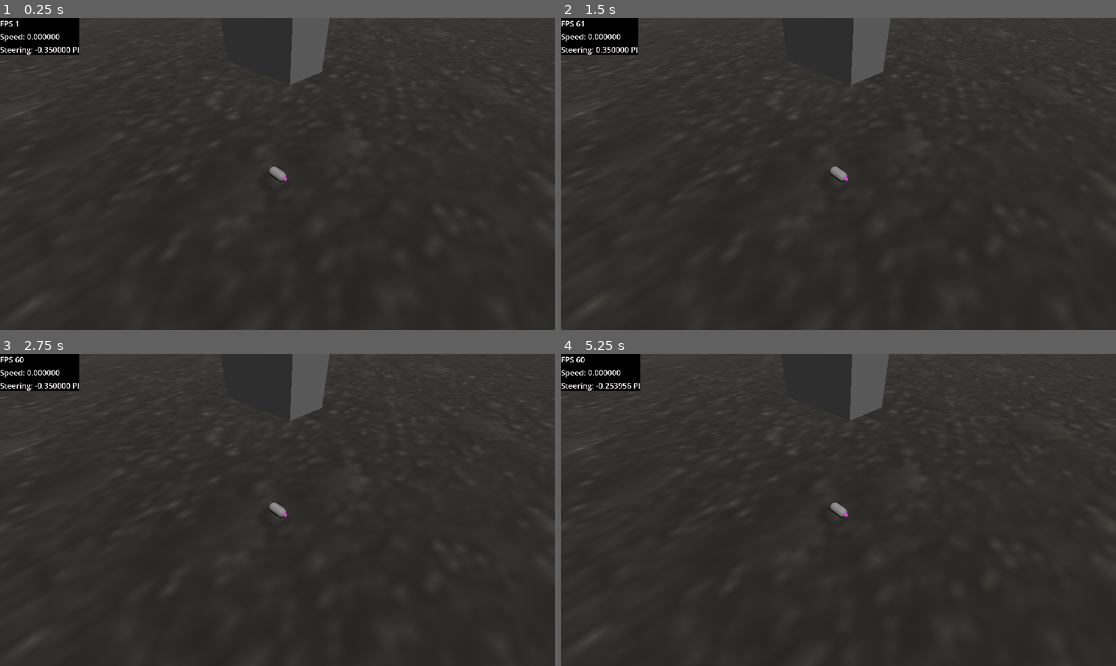
Above: before the commit, frames 1-4 (two rows, left to right).
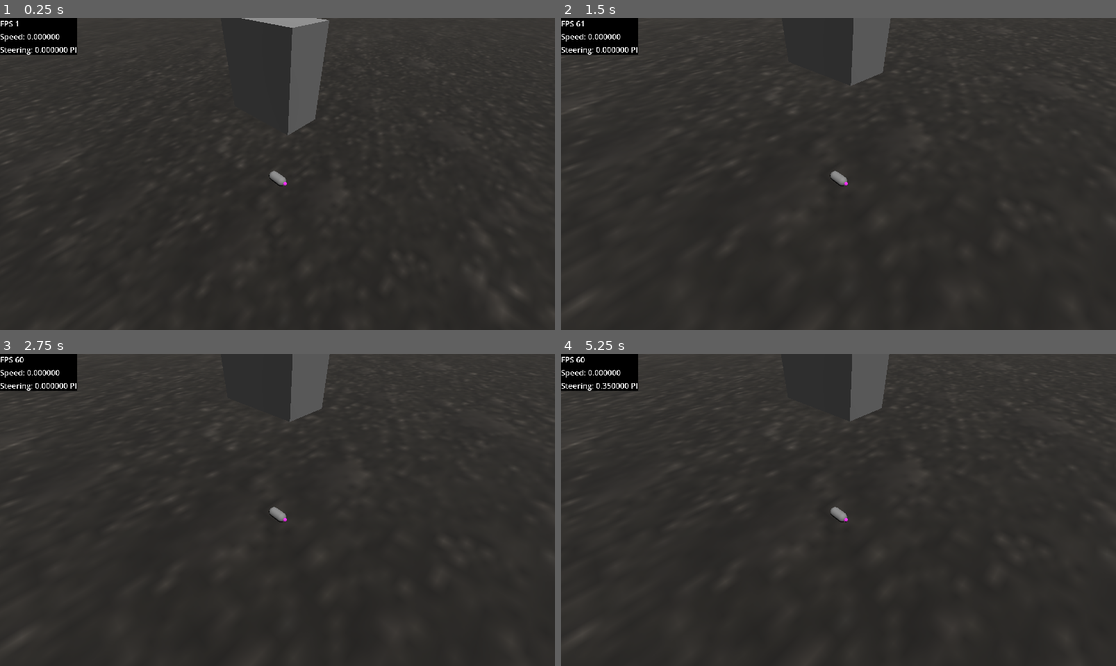
Above: after the commit, the same moments.

Repository: dantoso/DeliveryGame
Game: Godot game, scene res://Scenes/Sandbox.tscn
Same seed, same stepped clock (60 frames per second), same inputs: the game is played once before the commit and once after it. The project has no main scene, so this scene is started directly.
Inputs (mouse positions are in pixels of both pictures, inside the frame that each line leads up to):
- Up to frame 1 (0.25 s): no input
- Up to frame 2 (1.5 s): move the mouse to (960, 158) at 0.52 s; hold D (SteerRight) 0.53-1.28 s; hold Right mouse button (Brake) 0.53-1.28 s; move the mouse to (727, 189) at 1.27 s; hold S (SteerDown) from 1.28 s (still down); right-click (727, 189) at 1.35 s
- Up to frame 3 (2.75 s): tap Enter at 2 s; move the mouse to (333, 441) at 2.02 s; release S (SteerDown) at 2.03 s; hold D (SteerRight) from 2.03 s (still down); hold Right mouse button (Brake) from 2.03 s (still down)
- Up to frame 4 (5.25 s): tap Space (Accelerate) at 2.75, 4.25 s; move the mouse to (810, 572) at 2.77 s; release D (SteerRight) at 2.78 s; release Right mouse button (Brake) at 2.78 s; hold Space (Accelerate) 2.78-3.53 s; right-click (810, 572) at 2.85 s; tap Enter at 3.5, 5 s; move the mouse to (1005, 556) at 3.52 s; hold Right mouse button (Brake) 3.53-4.28 s; hold A (SteerLeft) 3.53-5.03 s; move the mouse to (672, 463) at 4.27 s; right-click (672, 463) at 4.35 s; move the mouse to (866, 510) at 5.02 s; hold S (SteerDown) from 5.03 s (still down); hold Right mouse button (Brake) from 5.03 s (still down)

The runs differ from the first frame. In frame 1, 1.4% of the frame differs, in the area x 0-99%, y 0-100%; in frame 2, 0.2%; in frame 3, 0.3%; in frame 4, 0.4%.

Commit message:
feat: player state machine and gravity

Diff:
--- a/Scenes/Player.tscn
+++ b/Scenes/Player.tscn
@@ -1,8 +1,11 @@
-[gd_scene load_steps=11 format=3 uid="uid://dth74ffmlb1hs"]
+[gd_scene load_steps=14 format=3 uid="uid://dth74ffmlb1hs"]
 
 [ext_resource type="Script" uid="uid://cdmblxc6f4byj" path="res://Scripts/Player/Player.gd" id="1_gntrk"]
+[ext_resource type="Script" uid="uid://yuqyb6ogxiu6" path="res://Scripts/Components/StateMachine/StateMachine.gd" id="2_dewec"]
 [ext_resource type="Script" uid="uid://ic8bfk3wqyhi" path="res://Scripts/Components/Movement/MoveComponent.gd" id="2_gntrk"]
 [ext_resource type="Script" uid="uid://4ip0ad544kyq" path="res://Scripts/Player/PlayerController.gd" id="2_kyqiw"]
+[ext_resource type="Script" uid="uid://xb2hjecdjbeh" path="res://Scripts/Player/States/PlayerIdleState.gd" id="3_5ixxa"]
+[ext_resource type="Script" uid="uid://byxcg3g24ivko" path="res://Scripts/Player/States/PlayerMoveState.gd" id="4_nn08x"]
 
 [sub_resource type="CapsuleShape3D" id="CapsuleShape3D_5ixxa"]
 radius = 0.25
@@ -31,6 +34,21 @@
 script = ExtResource("1_gntrk")
 camera = NodePath("CameraPivot/SpringArm3D/Camera3D")
 
+[node name="StateMachine" type="Node" parent="." node_paths=PackedStringArray("defaultState")]
+script = ExtResource("2_dewec")
+defaultState = NodePath("IdleState")
+metadata/_custom_type_script = "uid://yuqyb6ogxiu6"
+
+[node name="IdleState" type="Node" parent="StateMachine" node_paths=PackedStringArray("player", "moveComponent")]
+script = ExtResource("3_5ixxa")
+player = NodePath("../..")
+moveComponent = NodePath("../../MoveComponent")
+
+[node name="MoveState" type="Node" parent="StateMachine" node_paths=PackedStringArray("player", "moveComponent")]
+script = ExtResource("4_nn08x")
+player = NodePath("../..")
+moveComponent = NodePath("../../MoveComponent")
+
 [node name="PlayerController" type="Node" parent="." node_paths=PackedStringArray("moveComponent")]
 script = ExtResource("2_kyqiw")
 moveComponent = NodePath("../MoveComponent")
@@ -57,7 +75,7 @@
 sprite_frames = SubResource("SpriteFrames_gntrk")
 
 [node name="CameraPivot" type="Node3D" parent="."]
-transform = Transform3D(0.707107, 0.5, -0.5, 0, 0.707107, 0.707107, 0.707107, -0.5, 0.5, 0, 0, 0)
+transform = Transform3D(0.707107, 0.5, -0.5, 0, 0.707107, 0.707107, 0.707107, -0.5, 0.5, 0, 0.31894, 0)
 
 [node name="SpringArm3D" type="SpringArm3D" parent="CameraPivot"]
 collision_mask = 2
--- a/Scenes/Sandbox.tscn
+++ b/Scenes/Sandbox.tscn
@@ -29,7 +29,7 @@
 rotationLabel = NodePath("HUD/PanelContainer/VBoxContainer/Rotation")
 
 [node name="Floor" type="StaticBody3D" parent="."]
-transform = Transform3D(1, 0, 0, 0, 1, 0, 0, 0, 1, 0, -1, 0)
+transform = Transform3D(1, 0, 0, 0, 1, 0, 0, 0, 1, 0, -0.5, 0)
 collision_layer = 2
 collision_mask = 3
 
@@ -53,7 +53,7 @@
 shape = SubResource("BoxShape3D_j25i0")
 
 [node name="Player" parent="." instance=ExtResource("1_qotlx")]
-transform = Transform3D(1, 0, 0, 0, 1, 0, 0, 0, 1, 0, 0.5, 0)
+transform = Transform3D(1, 0, 0, 0, 1, 0, 0, 0, 1, 0, 6.35917, 0)
 
 [node name="DirectionalLight3D" type="DirectionalLight3D" parent="."]
 transform = Transform3D(0.965926, 0.24321, -0.0885213, 0, 0.34202, 0.939693, 0.258819, -0.907673, 0.330366, 0, 14.4205, 0)
--- a/Scripts/Components/Movement/MoveComponent.gd
+++ b/Scripts/Components/Movement/MoveComponent.gd
@@ -3,6 +3,7 @@
 
 @onready var player: Player = get_parent()
 
+@export_group("Engine")
 @export var maxSpeed: = 30.0
 @export var maxSteering: = 0.35 * PI
 @export var steeringMod: = 5.0
@@ -10,8 +11,12 @@
 @export var inertiaValue: = 12.5
 @export var brakeForce: = 100.0
 
+@export_group("Gravity")
+@export var gravity: = 20.0
+@export var terminalVelocity: = 100.0
+
 signal didTurn(new: Vector2)
-signal didSteer(to: float)
+signal didSteer(angle: float)
 
 var absVelocity: = 0.0
 var steeringAngle: = 0.0
@@ -46,6 +51,10 @@
 	player.velocity = absVelocity * Vector3(orientation.x, 0, orientation.y)
 
 
+func fall(delta: float) -> void:
+	player.velocity.y = maxf(player.velocity.y - gravity * delta, -terminalVelocity)
+
+
 func accelerate(delta: float) -> float:
 	return engineForce * delta * accelPedal
 
--- a/Scripts/Player/Player.gd
+++ b/Scripts/Player/Player.gd
@@ -12,15 +12,16 @@
 @onready var moveComponent: MoveComponent = $MoveComponent
 @onready var controller: PlayerController = $PlayerController
 @onready var shape: CollisionShape3D = $CollisionShape3D
+@onready var stateMachine: StateMachine = $StateMachine
 
 func _ready() -> void:
 	moveComponent.didSteer.connect(turnSprite)
+	stateMachine.start()
 
 
 func _physics_process(delta: float) -> void:
 	if controlType == ControlType.MOUSE:
 		mouseRaycast()
-	moveComponent.updateMovement(delta)
 	move_and_slide()
 
 
@@ -38,6 +39,5 @@
 	var result: = space.intersect_ray(query)
 
 	if result:
-		print(result)
 		var direction: Vector3 = (result.position - global_position).normalized()
 		moveComponent.targetNormal = Vector2(direction.x, direction.z)
--- a/Scripts/Player/PlayerController.gd
+++ b/Scripts/Player/PlayerController.gd
@@ -12,6 +12,7 @@
 		steerFunc = Callable(self, "mouseSteer")
 	if player.controlType == player.ControlType.KEYS_ONLY:
 		steerFunc = Callable(self, "keySteer")
+
 
 func _physics_process(delta: float) -> void:
 	steerFunc.call()
--- /dev/null
+++ b/Scripts/Player/States/PlayerIdleState.gd
@@ -0,0 +1,14 @@
+extends State
+class_name PlayerIdleState
+
+@export var player: Player
+@export var moveComponent: MoveComponent
+
+func enter(data: Variant) -> void:
+	print("Idle")
+
+
+func physicsUpdate(delta: float) -> void:
+	moveComponent.fall(delta)
+	if moveComponent.accelPedal > 0 && player.is_on_floor():
+		stateMachine.transitionTo("MoveState")
--- /dev/null
+++ b/Scripts/Player/States/PlayerMoveState.gd
@@ -0,0 +1,15 @@
+extends State
+class_name PlayerMoveState
+
+@export var player: Player
+@export var moveComponent: MoveComponent
+
+func enter(data: Variant) -> void:
+	print("Move")
+
+
+func physicsUpdate(delta: float) -> void:
+	moveComponent.fall(delta)
+	moveComponent.updateMovement(delta)
+	if moveComponent.absVelocity == 0 && player.is_on_floor():
+		stateMachine.transitionTo("IdleState")
Not shown, added: Scripts/Player/States/PlayerIdleState.gd.uid
Not shown, added: Scripts/Player/States/PlayerMoveState.gd.uid
